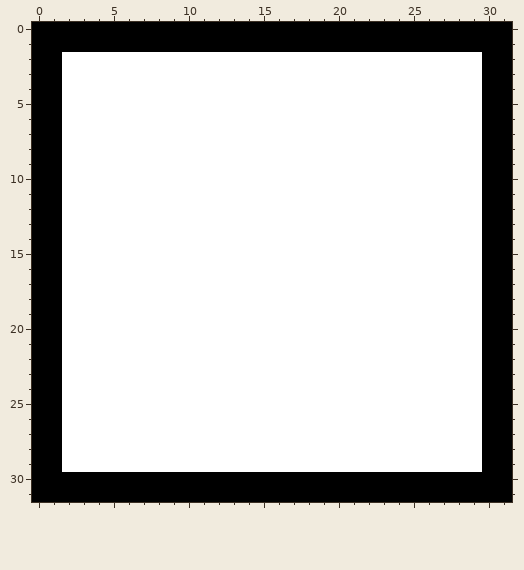
Two states of a pixel-art sprite, assets/textures/default/entities/player.png. Above, as it was before the edit.
The file is 32x32 pixels.
Once edited:
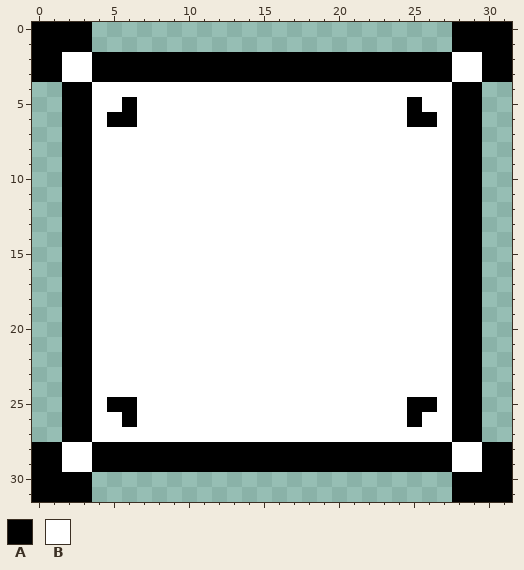
Palette (. is transparent): A #000000  B #ffffff
Edits made:
y 0..1: x 4..27 AAAAAAAAAAAAAAAAAAAAAAAA -> ........................
y 2..3: x 4..27 BBBBBBBBBBBBBBBBBBBBBBBB -> AAAAAAAAAAAAAAAAAAAAAAAA
y 4: x 0..3 AABB -> ..AA; x 28..31 BBAA -> AA..
y 5: x 0..3 AABB -> ..AA; x 6 B -> A; x 25 B -> A; x 28..31 BBAA -> AA..
y 6: x 0..3 AABB -> ..AA; x 5..6 BB -> AA; x 25..26 BB -> AA; x 28..31 BBAA -> AA..
y 7..24: x 0..3 AABB -> ..AA; x 28..31 BBAA -> AA..
y 25: x 0..3 AABB -> ..AA; x 5..6 BB -> AA; x 25..26 BB -> AA; x 28..31 BBAA -> AA..
y 26: x 0..3 AABB -> ..AA; x 6 B -> A; x 25 B -> A; x 28..31 BBAA -> AA..
y 27: x 0..3 AABB -> ..AA; x 28..31 BBAA -> AA..
y 28..29: x 4..27 BBBBBBBBBBBBBBBBBBBBBBBB -> AAAAAAAAAAAAAAAAAAAAAAAA
y 30..31: x 4..27 AAAAAAAAAAAAAAAAAAAAAAAA -> ........................
Changed places in both pictures, as pixel boxes (x1, y1, x2, y2):
changed: (32, 22, 512, 502)
